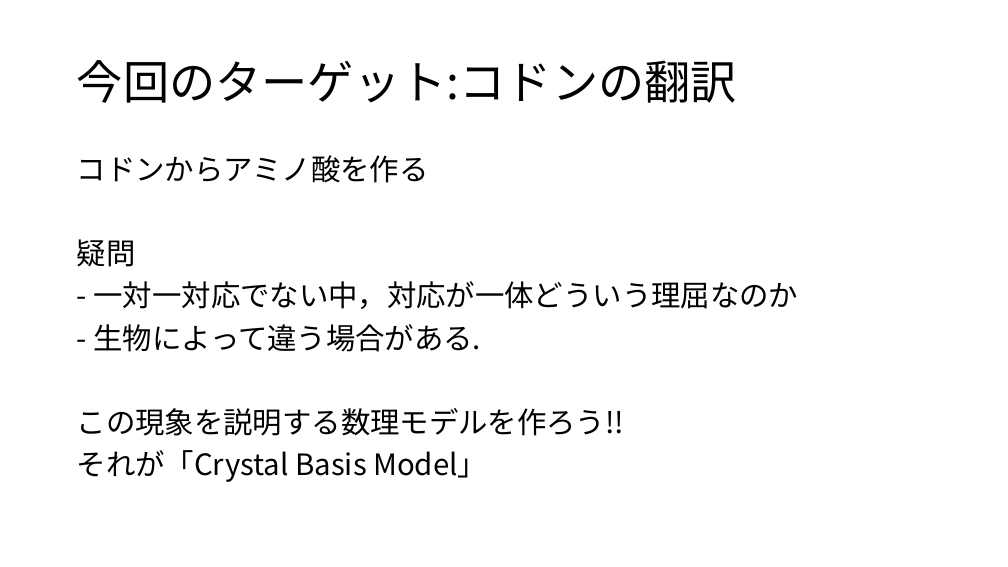
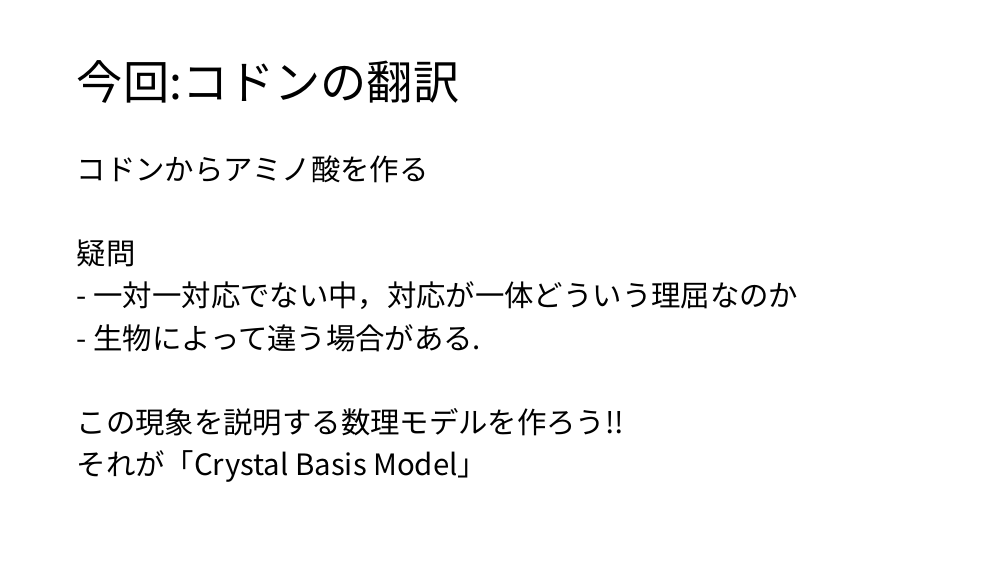
Before and after one commit to tttaaaa/Work, a slide deck: slide 10 of seminare/math_cafe/20170225/CrystalBasisModel.pptx (slide 9 before the commit). Drawn at 1008x567 pixels with LibreOffice and Linux fonts; fonts in the diff are those of the drawing. Boxes give left, top, right and bottom in pixels: in the first picture for what was removed or moved away, otherwise in the second. Text is boxed around its words. In the diff, an @@ line names an element or a change of style, - is before the commit and + after.

```diff
--- a/seminare/math_cafe/20170225/CrystalBasisModel.pptx
+++ b/seminare/math_cafe/20170225/CrystalBasisModel.pptx
@@ title at [77, 60, 459, 103]: text changed @@
-今回のターゲット:コドンの翻訳
+今回:コドンの翻訳
```
Also in this commit, not shown: 4 other slides changed, 1 slide added, 5 other files.
